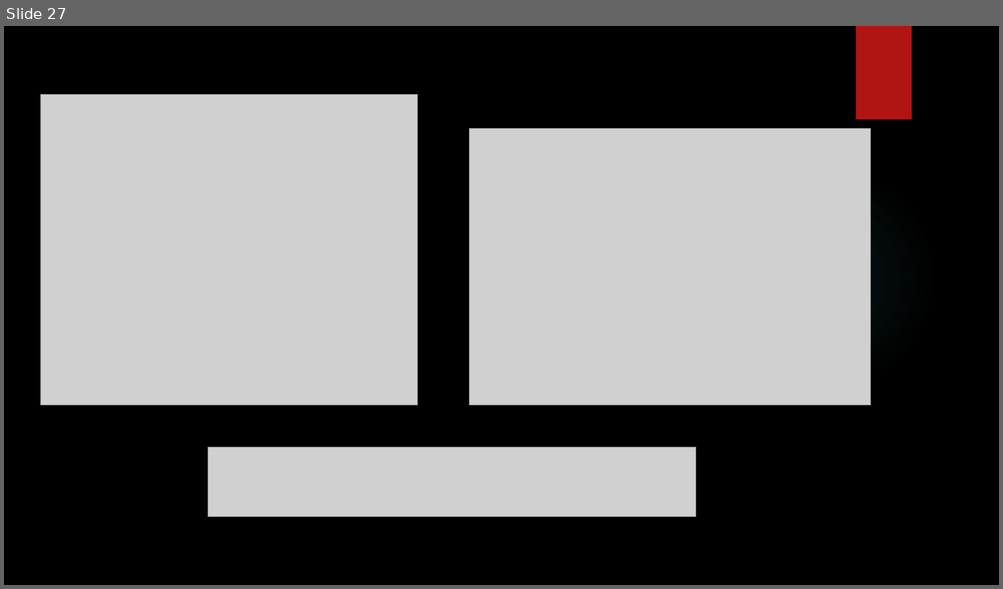
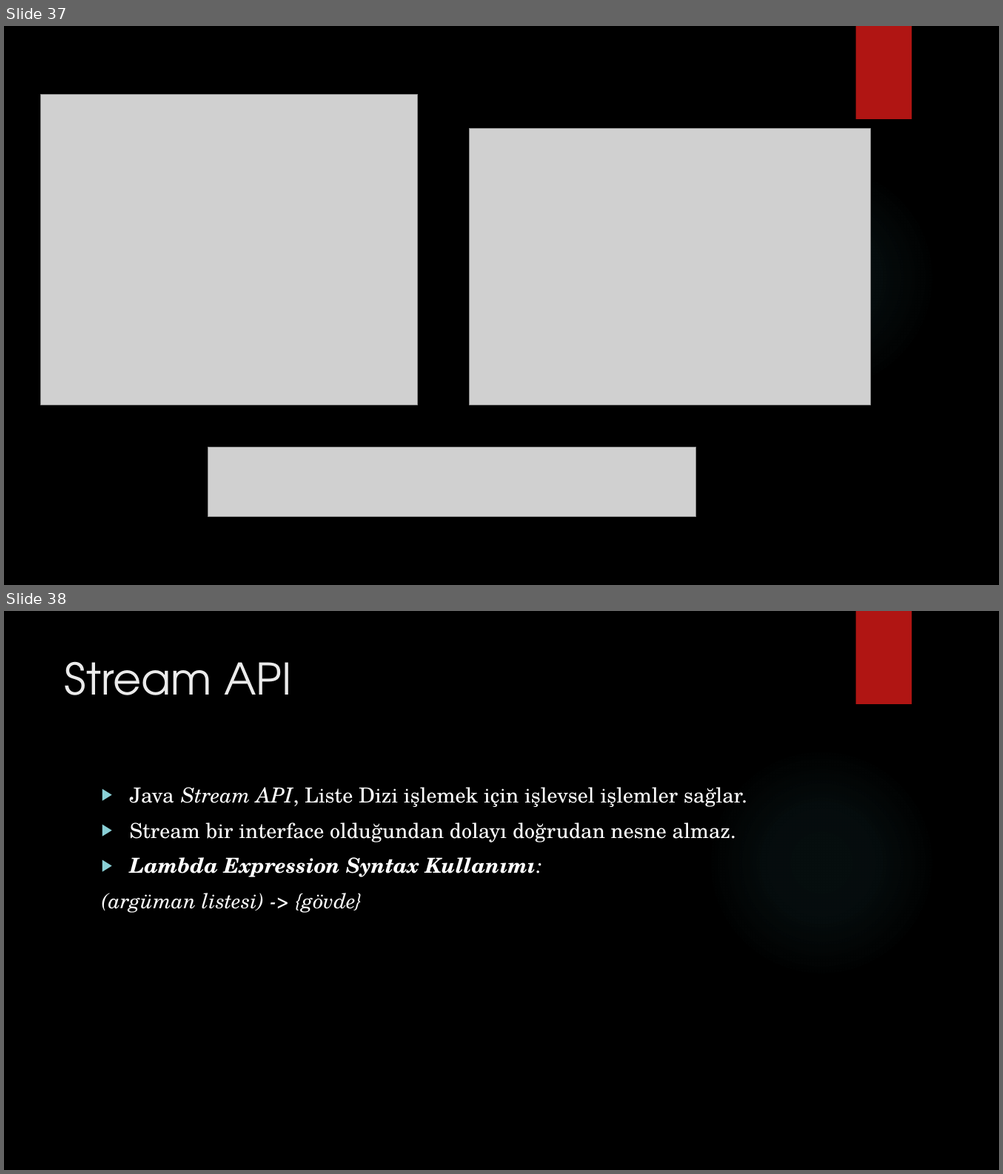
Before and after one commit to burakduman-bilgeadam/sunum, a slide deck: collection/Collections.pptx. Shown one above the other, each under a label of ours: slide 27 before the commit, slides 37 and 38 after it. The pictures are 1003x589 and 1003x1174 pixels, drawn with LibreOffice and Linux fonts; fonts in the diff are those of the drawing; grey boxes stand for pictures; background and template pictures are left out. Boxes give left, top, right and bottom in pixels: in the first picture for what was removed or moved away, otherwise in the second. Text is boxed around its words. In the diff, an @@ line names an element or a change of style, - is before the commit and + after.

```diff
--- a/collection/Collections.pptx
+++ b/collection/Collections.pptx
@@ slide 38 added at [4,611,999,1170], background picture (left out); not listed: 2 template elements that a slide beside it also shows @@
@@ title added at [64,661,292,695], 42 pt, text #EBEBEB @@
+Stream API
@@ text added at [102,787,747,913], 20 pt, text #FFFFFF @@
+▶ Java Stream API, Liste Dizi işlemek için işlevsel işlemler sağlar.
+▶ Stream bir interface olduğundan dolayı doğrudan nesne almaz.
+▶ Lambda Expression Syntax Kullanımı:
+(argüman listesi) -> {gövde}
@@ what was slide 27 is now slide 37 @@
```
Also in this commit, not shown: 26 other slides added.
